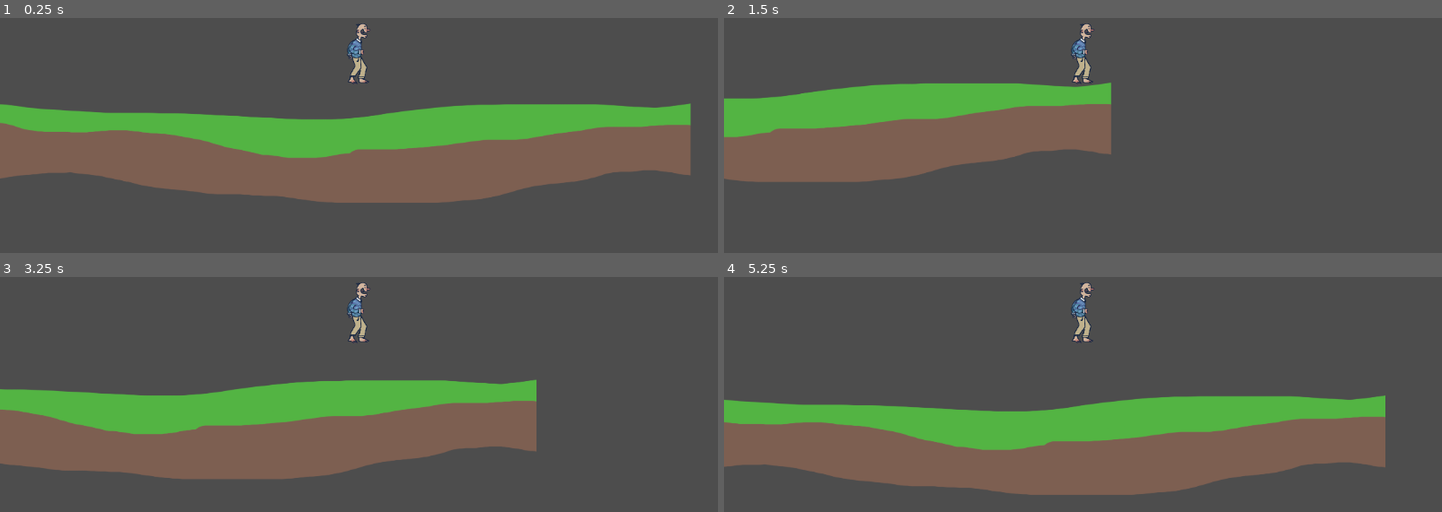
Above: before the commit, frames 1-4 (two rows, left to right).
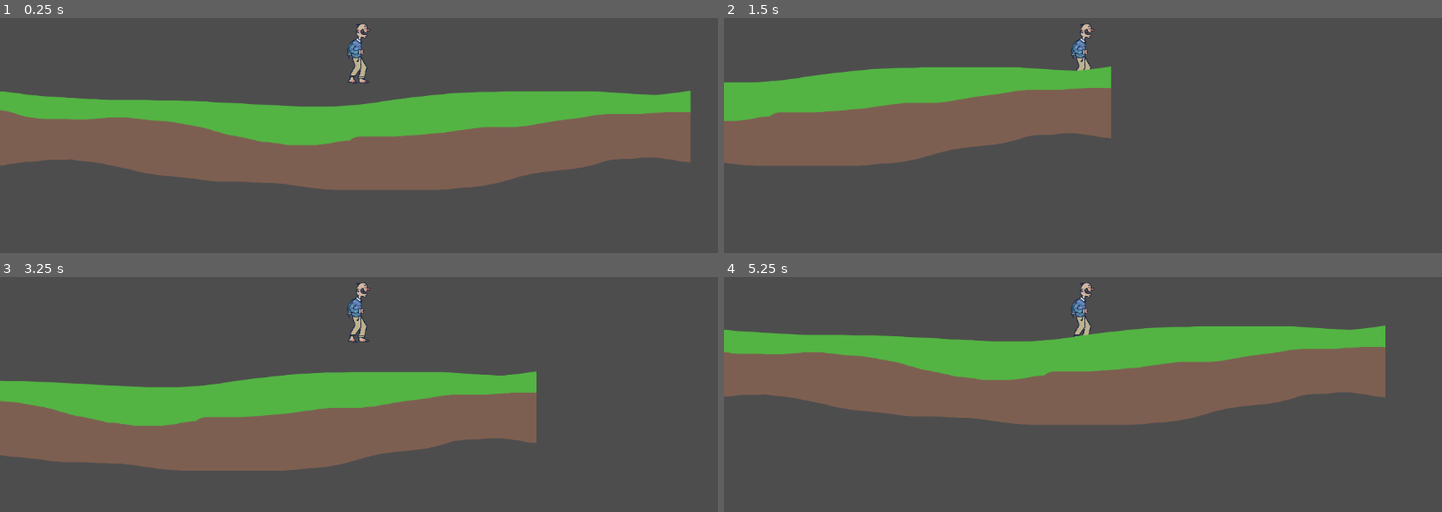
Above: after the commit, the same moments.

Repository: parneyw/platformer-2d
Game: Godot game, scene res://scenes/level.tscn
Same seed, same stepped clock (60 frames per second), same inputs: the game is played once before the commit and once after it.
Inputs:
- Up to frame 1 (0.25 s): no input
- Up to frame 2 (1.5 s): tap Enter (ui_accept) at 0.5, 0.77 s; hold Right (ui_right) from 0.53 s (still down)
- Up to frame 3 (3.25 s): tap Enter (ui_accept) at 1.52, 3.02 s; release Right (ui_right) at 2.03 s; hold Left (ui_left) 2.03-2.78 s; hold Right (ui_right) from 2.78 s (still down)
- Up to frame 4 (5.25 s): tap Enter (ui_accept) at 3.77, 4.52 s; release Right (ui_right) at 4.28 s; hold Left (ui_left) 4.28-5.03 s; hold Right (ui_right) from 5.03 s (still down)

The runs differ from the first frame. In frame 1, 16% of the frame differs, in the area x 0-97%, y 30-79%; in frame 2, 11%; in frame 3, 8.2%; in frame 4, 58%, in the area x 0-93%, y 20-93%.

Commit message:
Update project.godot
changed gravity

Diff:
--- a/project.godot
+++ b/project.godot
@@ -19,6 +19,10 @@
 
 project/assembly_name="Godot"
 
+[physics]
+
+2d/default_gravity=1600.0
+
 [rendering]
 
 renderer/rendering_method="mobile"
